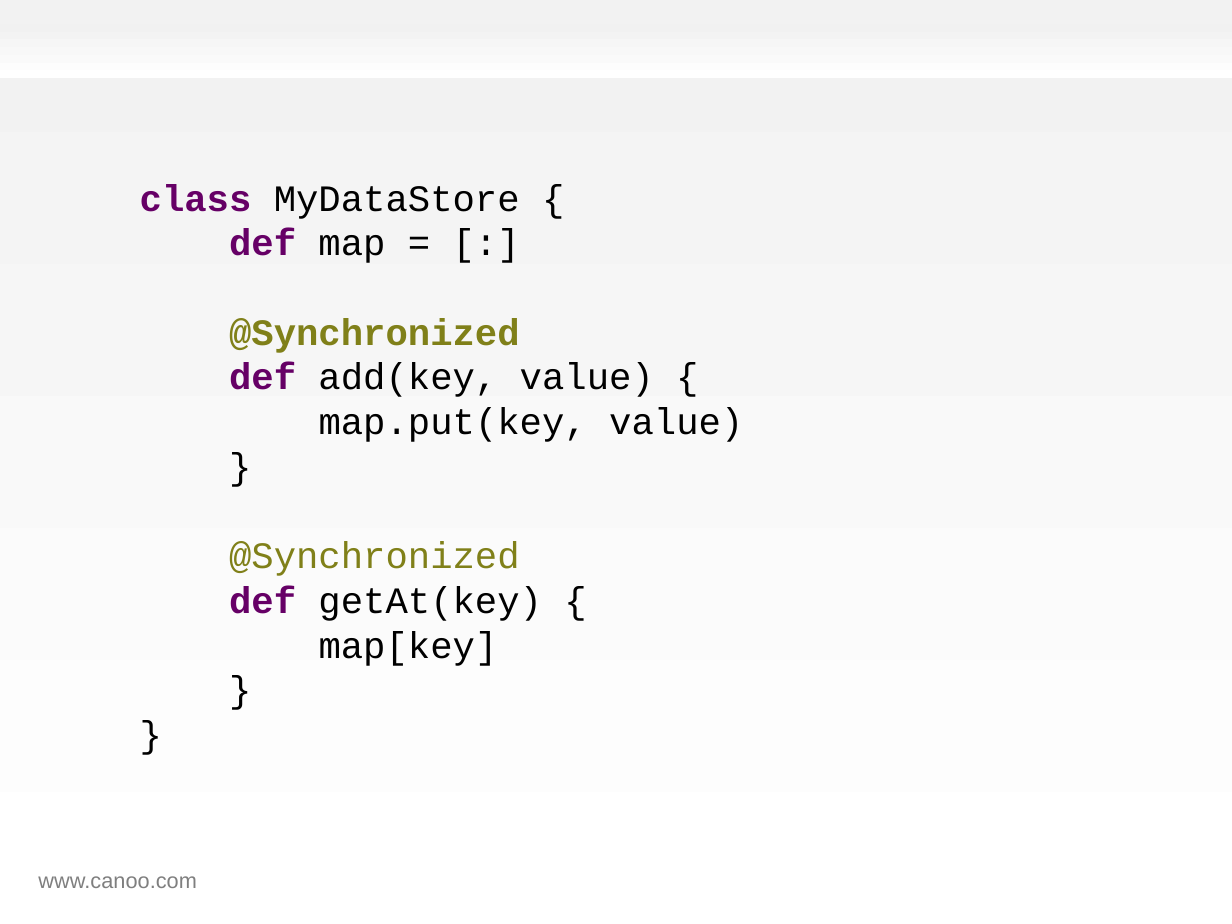
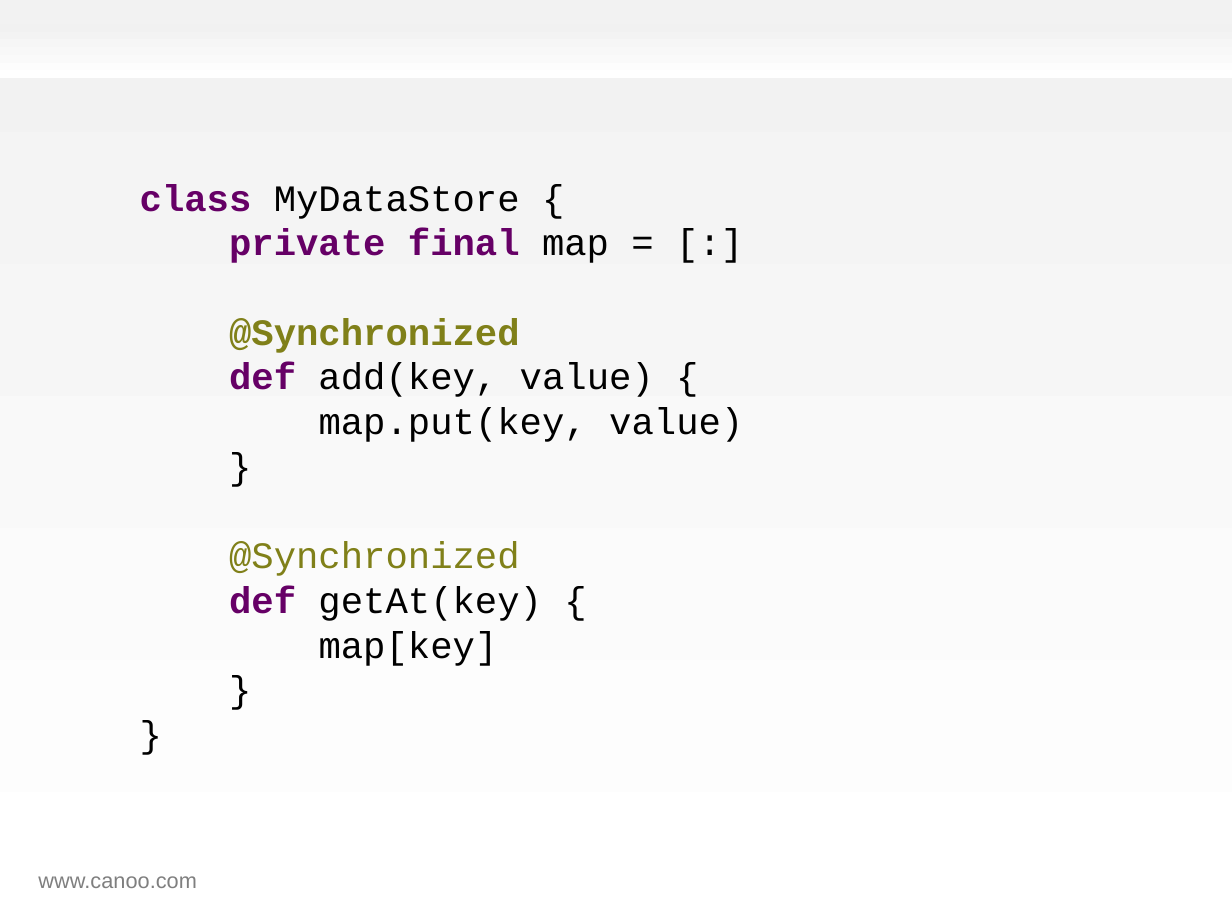
Before and after one commit to HamletDRC/presentations, a slide deck: slide 90 of effectivegroovy/effectivegroovy_gr82011.odp. Drawn at 1232x924 pixels with LibreOffice and Linux fonts; fonts in the diff are those of the drawing; background and template pictures are left out. Boxes give left, top, right and bottom in pixels: in the first picture for what was removed or moved away, otherwise in the second. Text is boxed around its words. In the diff, an @@ line names an element or a change of style, - is before the commit and + after.

```diff
--- a/effectivegroovy/effectivegroovy_gr82011.odp
+++ b/effectivegroovy/effectivegroovy_gr82011.odp
@@ text at <box>140,184,743,666</box>: text changed @@
-class MyDataStore {
-def map = [:]
-@Synchronized
-def add(key, value) {
-map.put(key, value)
-}
-@Synchronized
-def getAt(key) {
-map[key]
-}
-}
+class MyDataStore {
+private final map = [:]
+@Synchronized
+def add(key, value) {
+map.put(key, value)
+}
+@Synchronized
+def getAt(key) {
+map[key]
+}
+}
```
Also in this commit, not shown: 12 other slides changed, 4 other files.
